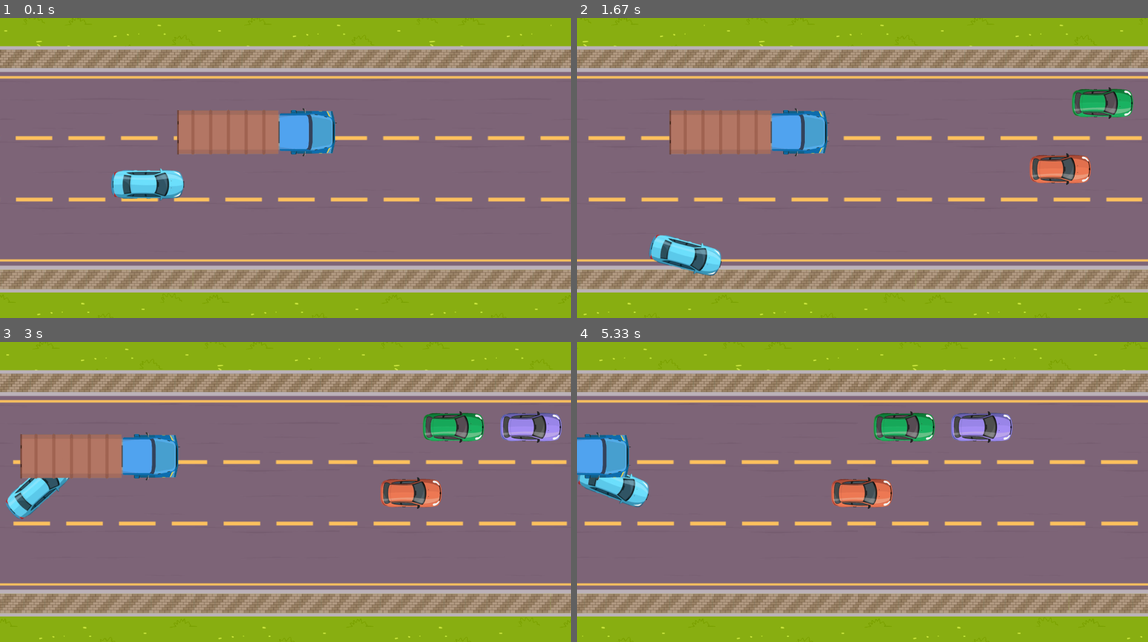
Above: before the commit, frames 1-4 (two rows, left to right).
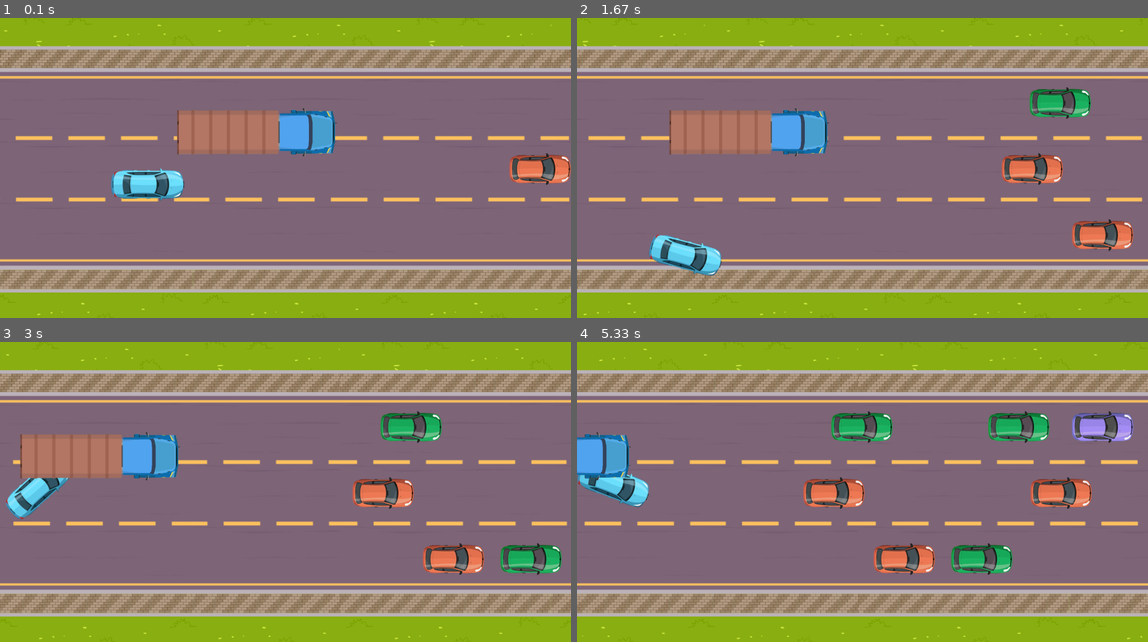
Above: after the commit, the same moments.

Repository: AdamJ77/highway-pygame
Game: pygame game, started from main_speeding.py
Same seed, same stepped clock (60 frames per second), same inputs: the game is played once before the commit and once after it.
Inputs:
- Up to frame 1 (0.1 s): no input
- Up to frame 2 (1.67 s): hold D 0.33-0.8 s; hold W 0.83-1.13 s; tap Space at 0.9, 1.23, 1.53 s; hold D 1.17-1.63 s
- Up to frame 3 (3 s): hold A 1.67-2.2 s; tap Space at 1.73, 2.03, 2.3, 2.63, 2.93 s; hold S 2.23-2.53 s; hold A 2.57-2.97 s
- Up to frame 4 (5.33 s): hold W 3-3.37 s; tap Space at 3.07, 3.47, 3.77, 4.13, 4.53, 4.83, 5.03 s; hold D 3.4-4.03 s; hold S 4.07-4.43 s; hold A 4.47-4.93 s; hold D from 4.97 s (still down)

The runs differ from the first frame. In frame 1, 0.9% of the frame differs, in the area x 89-100%, y 45-56%; in frame 2, 3.7%; in frame 3, 5.6%; in frame 4, 8.0%, in the area x 39-98%, y 23-78%.

Commit message:
Fixed spawning cars

Diff:
--- a/classes_other.py
+++ b/classes_other.py
@@ -94,9 +94,9 @@
 
 class Location:
 
-    def __init__(self, spawn_loc, isOccupied=False) -> None:
+    def __init__(self, spawn_loc) -> None:
         self.spawn_location = spawn_loc
-        self.isOccupied = isOccupied
+        self.car_occupying = None
 
     @classmethod
     def location(cls, location):
--- a/main_speeding.py
+++ b/main_speeding.py
@@ -89,13 +89,7 @@
         else:
             cars_to_pop.append(index)
     traffic_cars = np.delete(traffic_cars, cars_to_pop)
-    # testing rect surface for further implementation of collisions
-    # colors = get_random_colors()
-    # rect_player = player.get_rect()
-    # rect_truck = truck.get_rect()
-    # area_down = pg.Rect(0, DRIVING_AREA_SIZE[1] - PLAYER_WIDTH * player.get_tan_abs(player.rotation) + 10, WIDTH, 10)
-    # area_up = pg.Rect(0, DRIVING_AREA_SIZE[0], WIDTH, 10)
-    # upper, lower = create_boundaries()
+
     WIN.blit(AREA_SURFACE, (0,0))
     # pg.draw.rect(AREA_SURFACE, (0,0,0), upper)
     # pg.draw.rect(AREA_SURFACE, (0,0,0), lower)
@@ -112,12 +106,25 @@
     spawn_locations):
     """Create Car instance with given color and set random empty location"""
 
+    # pick random location from spawn locations
+    location = random.choice(spawn_locations)
+    loc_x, loc_y = location.spawn_location
+
+    # check if location has been chosen before
+    if location.car_occupying:
+        prev_car = location.car_occupying
+        # check if previuos spawned car is still inside of this spawn location
+        if prev_car.x + prev_car.width + 10 >= loc_x:
+            return None
+
+    # create new car instance
     new_car = Car()
     new_car.width = CAR_WIDTH
     new_car.height = CAR_HEIGHT
     new_car.model = col_val
-    location = random.choice(spawn_locations)
-    new_car.x, new_car.y = location.spawn_location
+    new_car.x, new_car.y = loc_x, loc_y
+
+    location.car_occupying = new_car
     return new_car
 
 
@@ -135,7 +142,8 @@
     if chance_of_spawn < prob_of_spawn:
         col_val = random.choice(list(car_colors.values()))
         new_car = create_color_car(col_val, traffic_cars, spawn_locations)
-        traffic_cars = np.append(traffic_cars, new_car)
+        if new_car:
+            traffic_cars = np.append(traffic_cars, new_car)
     return traffic_cars
 
 
@@ -253,7 +261,7 @@
     upper_b, lower_b = create_boundaries()
 
     locations_objs = create_spawning_locations()
-    # gen = [location.spawn_location for location in random.choice(locations_objs)]
+
     # print(gen)
     scroll_speed_bg = 0
     scroll_speed_lamp = 0
@@ -305,7 +313,7 @@
 
         # ai actions
         move_traffic(traffic_cars)
-        traffic_cars = spawn_traffic(30, 4, Car_Colors, traffic_cars, locations_objs)
+        traffic_cars = spawn_traffic(50, 10, Car_Colors, traffic_cars, locations_objs)
 
         print(len(traffic_cars) )
         # testing
